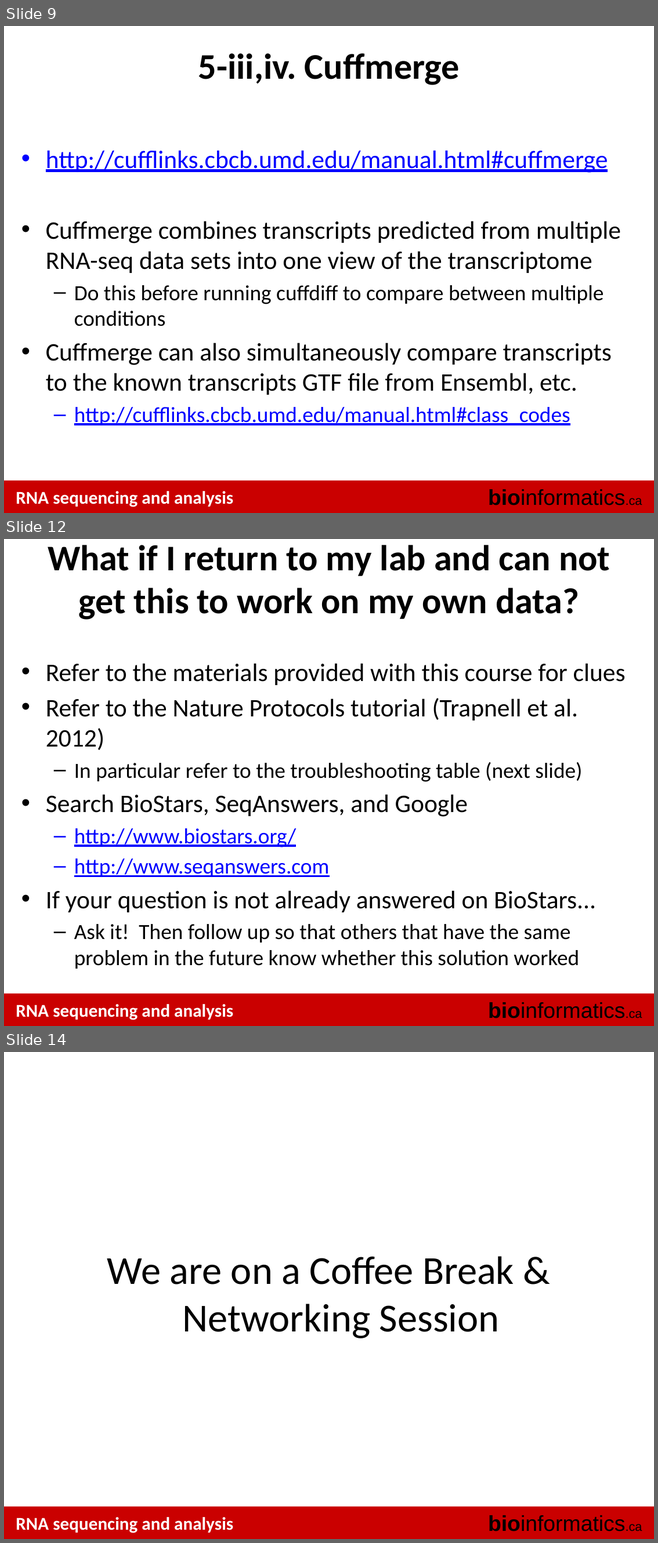
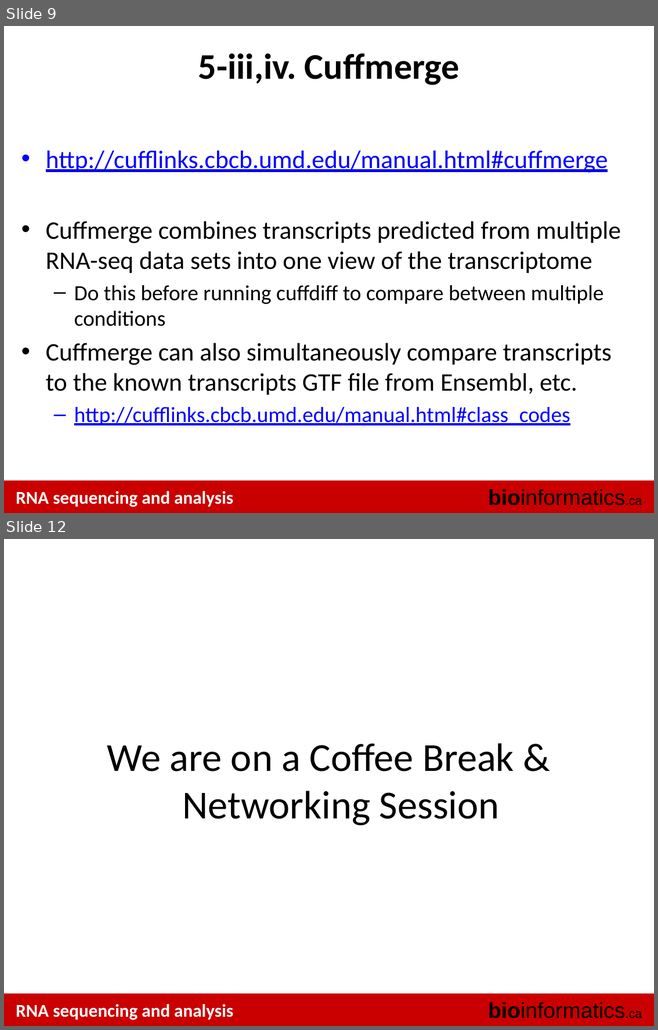
Before and after one commit to griffithlab/rnaseq_tutorial_wiki, a slide deck: LectureFiles/cbw-cshl/2017/RNASeq_Module4_Tutorial.pptx. Shown one above the other, each under a label of ours: slides 9, 12 and 14 before the commit, slides 9 and 12 after it; the slides between them are not shown. The pictures are 658x1543 and 658x1030 pixels, drawn with LibreOffice and Linux fonts; fonts in the diff are those of the drawing. Boxes give left, top, right and bottom in pixels: in the first picture for what was removed or moved away, otherwise in the second. Text is boxed around its words. In the diff, an @@ line names an element or a change of style, - is before the commit and + after.

```diff
--- a/LectureFiles/cbw-cshl/2017/RNASeq_Module4_Tutorial.pptx
+++ b/LectureFiles/cbw-cshl/2017/RNASeq_Module4_Tutorial.pptx
@@ slide 12 removed at box(4, 539, 654, 1026), background #FFFFFF; not listed: 3 template elements that a slide beside it also shows @@
@@ title removed at box(48, 545, 610, 620) @@
-What if I return to my lab and can not get this to work on my own data?
@@ text removed at box(46, 663, 625, 969) @@
-• Refer to the materials provided with this course for clues
-• Refer to the Nature Protocols tutorial (Trapnell et al. 2012)
-  – In particular refer to the troubleshooting table (next slide)
-• Search BioStars, SeqAnswers, and Google
-  – http://www.biostars.org/
-  – http://www.seqanswers.com
-• If your question is not already answered on BioStars...
-  – Ask it! Then follow up so that others that have the same problem in the future know whether this solution worked
@@ what was slide 14 is now slide 12 @@
```
Also in this commit, not shown: 6 slides changed, 1 other slide removed, 1 other file.
